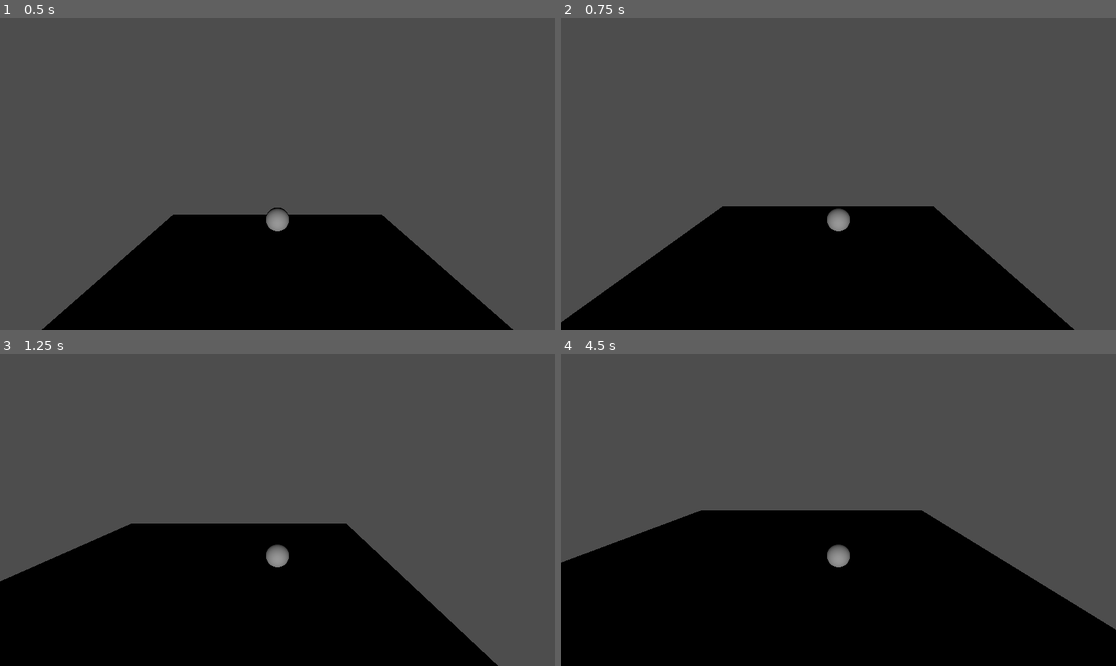
Above: before the commit, frames 1-4 (two rows, left to right).
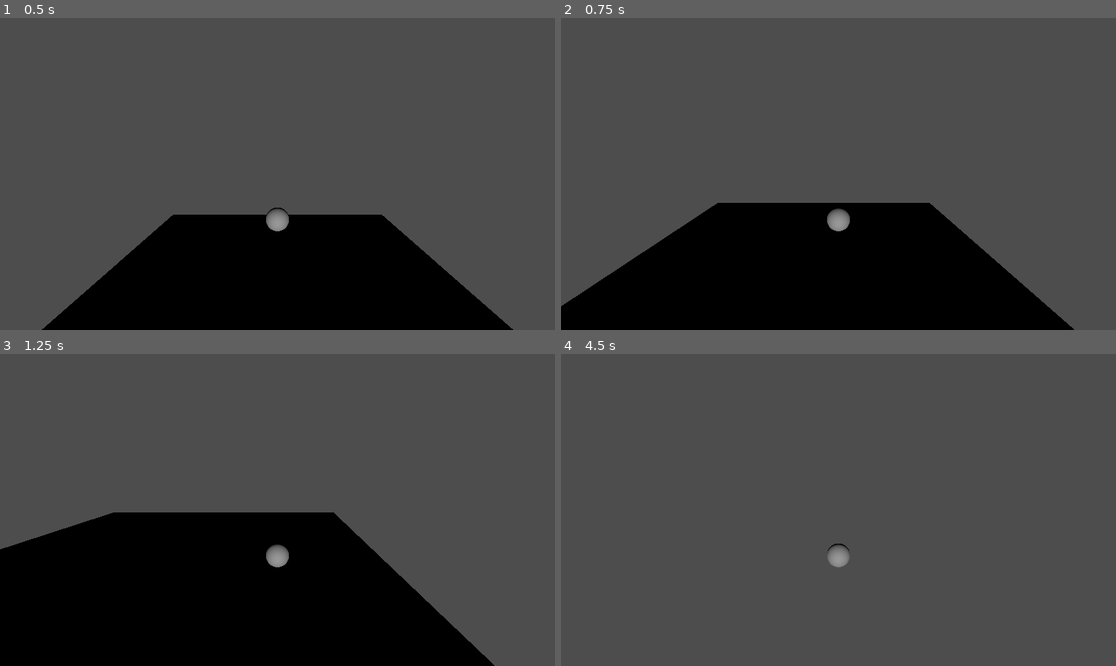
Above: after the commit, the same moments.

Repository: NR5P/bio-mission
Game: Godot game, scene res://main.tscn
Two runs of this game, one before a commit and one after it. Both use one fixed random seed, a clock stepped at 60 frames per second and the inputs below.
Inputs:
- Up to frame 1 (0.5 s): no input
- Up to frame 2 (0.75 s): tap Enter at 0.5 s; hold D from 0.53 s (still down); hold Shift from 0.53 s (still down)
- Up to frame 3 (1.25 s): keep holding D; keep holding Shift; tap Space at 0.77 s
- Up to frame 4 (4.5 s): release D at 1.28 s; release Shift at 1.28 s; hold S 1.28-2.03 s; tap Shift at 1.35, 2.85, 4.35 s; tap Space at 1.52, 3.02, 3.77 s; hold D 2.03-2.78 s; hold Shift 2.03-2.78 s; hold W 2.78-3.53 s; hold Shift 3.53-4.28 s; hold A from 3.53 s (still down)

Frame 1 is identical in both runs. In frame 2, 1.5% of the frame differs, in the area x 0-92%, y 59-100%; in frame 3, 3.3%; in frame 4, 41%, in the area x 0-100%, y 50-100%.

Commit message:
direction tracks camera

Diff:
--- a/bacteria.gd
+++ b/bacteria.gd
@@ -4,19 +4,36 @@
 @export var vertical_speed := 6.0
 
 func _physics_process(delta: float) -> void:
-	# WASD movement on X/Z
+	# Get the active camera
+	var cam := get_viewport().get_camera_3d()
+	if cam == null:
+		return
+
+	# Input (WASD)
 	var ix := float(Input.is_key_pressed(KEY_D)) - float(Input.is_key_pressed(KEY_A))
-	var iz := float(Input.is_key_pressed(KEY_S)) - float(Input.is_key_pressed(KEY_W))
+	var iz := float(Input.is_key_pressed(KEY_W)) - float(Input.is_key_pressed(KEY_S))
 
-	# Vertical movement on Y
+	# Vertical input
 	var iy := float(Input.is_key_pressed(KEY_SPACE)) - float(Input.is_key_pressed(KEY_SHIFT))
 
-	var dir := Vector3(ix, iy, iz)
-	if dir.length() > 0:
-		dir = dir.normalized()
+	# Camera-relative directions
+	var forward := -cam.global_transform.basis.z   # <-- THIS is the fix
+	var right := cam.global_transform.basis.x
 
-	velocity.x = dir.x * speed
-	velocity.z = dir.z * speed
-	velocity.y = dir.y * vertical_speed
+	# Keep movement level
+	forward.y = 0
+	right.y = 0
+	forward = forward.normalized()
+	right = right.normalized()
+
+	# Build movement direction
+	var move_dir := (right * ix) + (forward * iz)
+	if move_dir.length() > 0:
+		move_dir = move_dir.normalized()
+
+	# Apply velocity
+	velocity.x = move_dir.x * speed
+	velocity.z = move_dir.z * speed
+	velocity.y = iy * vertical_speed
 
 	move_and_slide()
